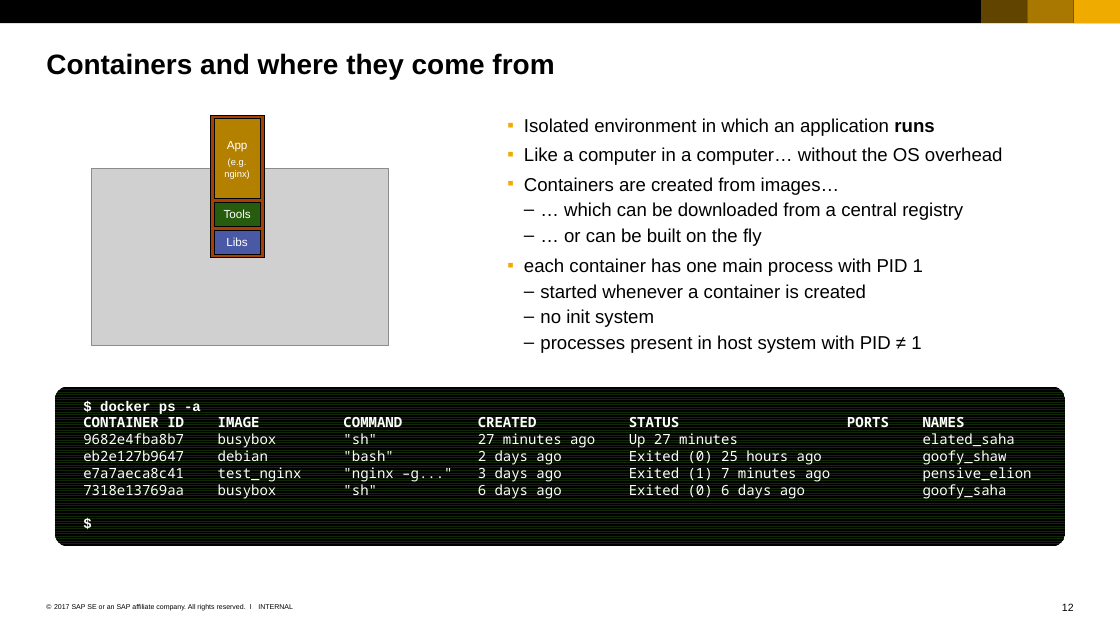
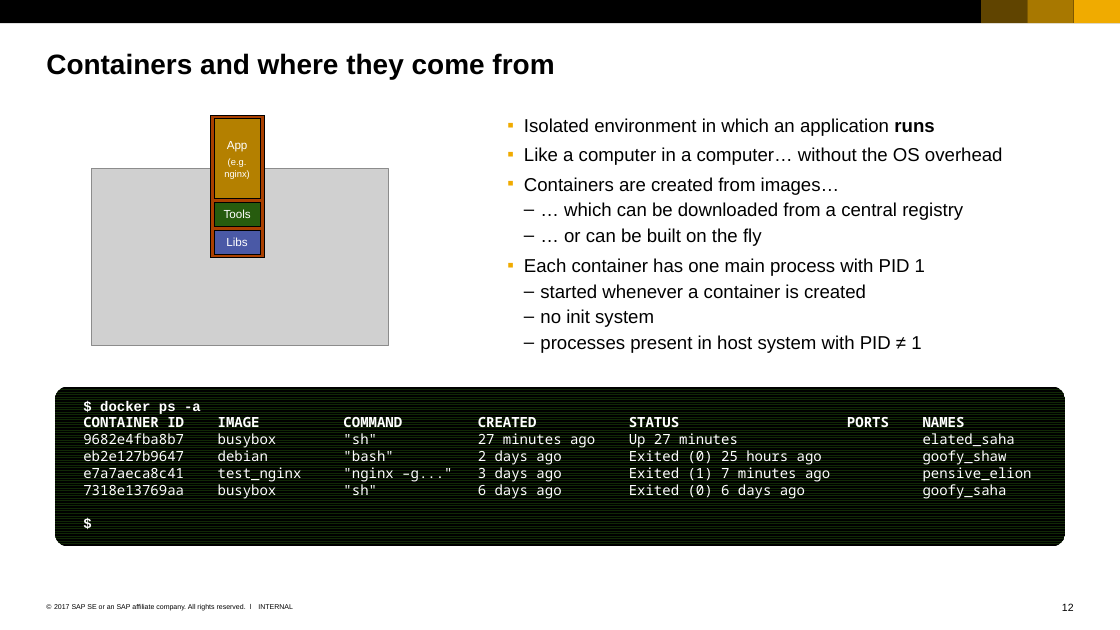
Before and after one commit to cuijiyao01/docker-k8s-training, a slide deck: slide 12 of docker/02_Members_of_docker_universe.pptx. Drawn at 1120x630 pixels with LibreOffice and Linux fonts; fonts in the diff are those of the drawing; grey boxes stand for pictures. Boxes give left, top, right and bottom in pixels: in the first picture for what was removed or moved away, otherwise in the second. Text is boxed around its words. In the diff, an @@ line names an element or a change of style, - is before the commit and + after.

```diff
--- a/docker/02_Members_of_docker_universe.pptx
+++ b/docker/02_Members_of_docker_universe.pptx
@@ text at <box>524,258,925,276</box>: text changed @@
-  ▪ each container has one main process with PID 1
+  ▪ Each container has one main process with PID 1
```
Also in this commit, not shown: 9 other slides changed, 3 other files.
